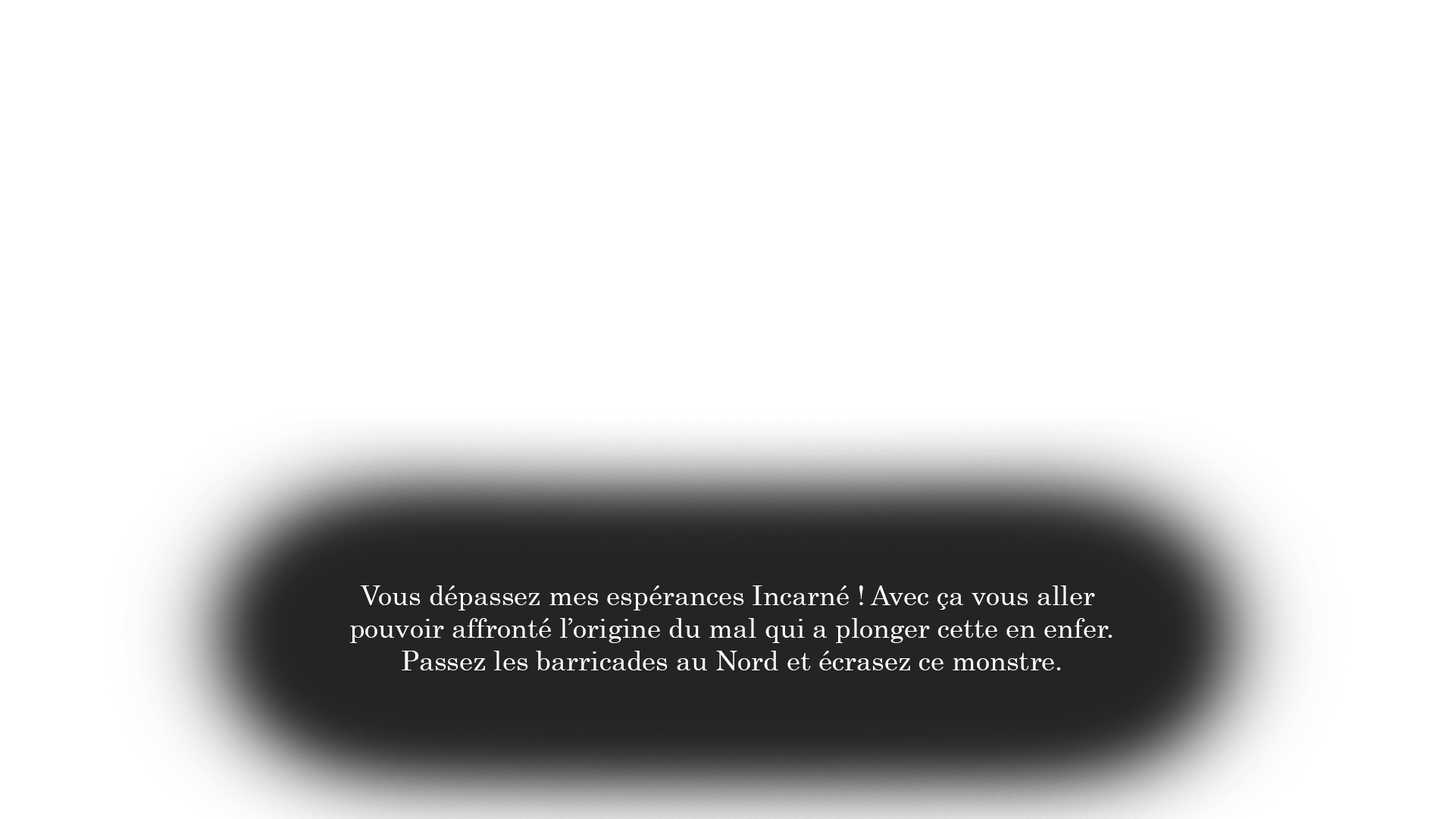
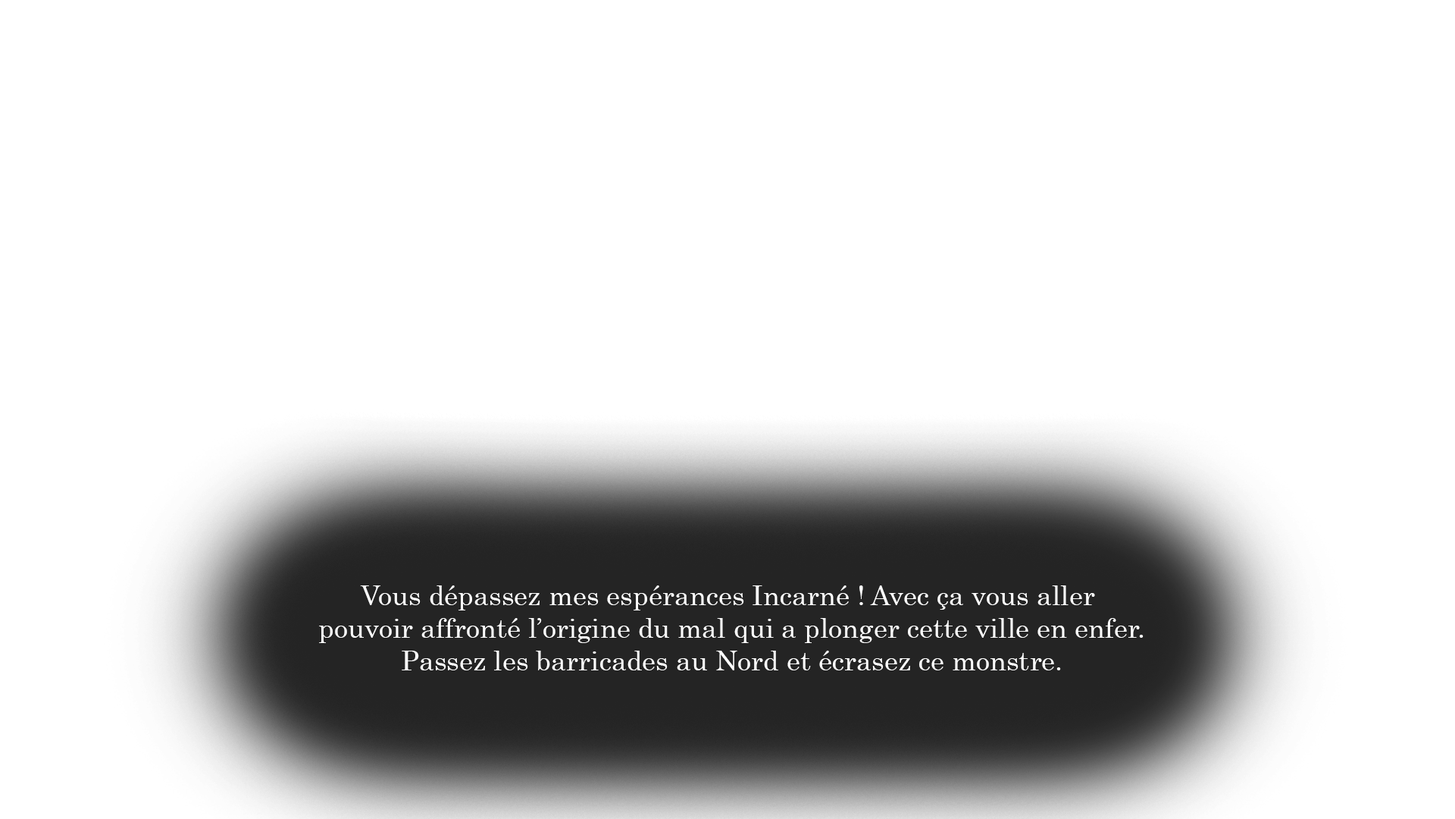
Before/after of a 1455×819 layered artwork. What changed in the layer stack:
painted on "Vous dépassez mes espérances Incarné ! Avec ça vous aller pouv" over (x1=319, y1=617, x2=1144, y2=643)
